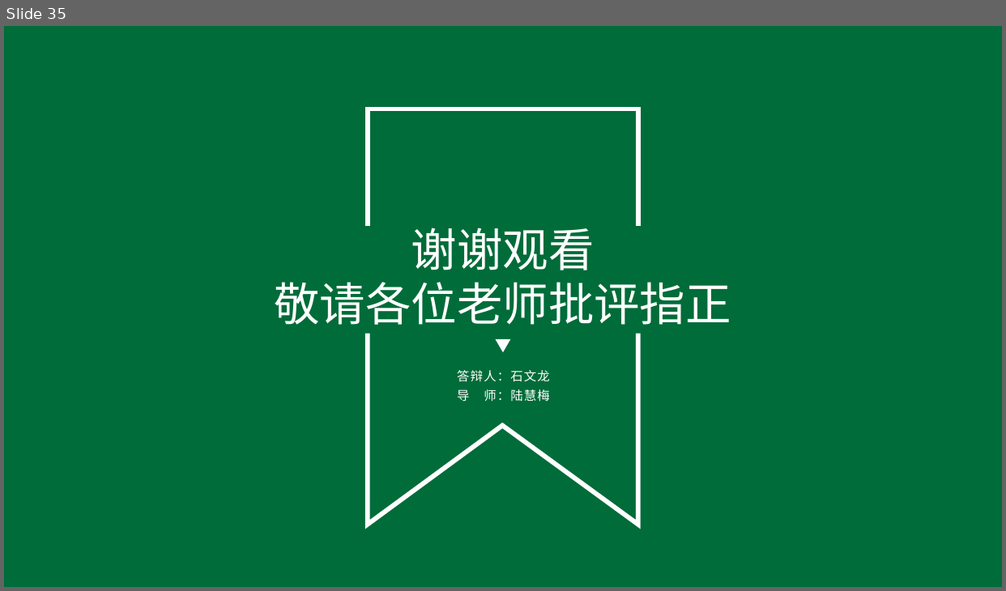
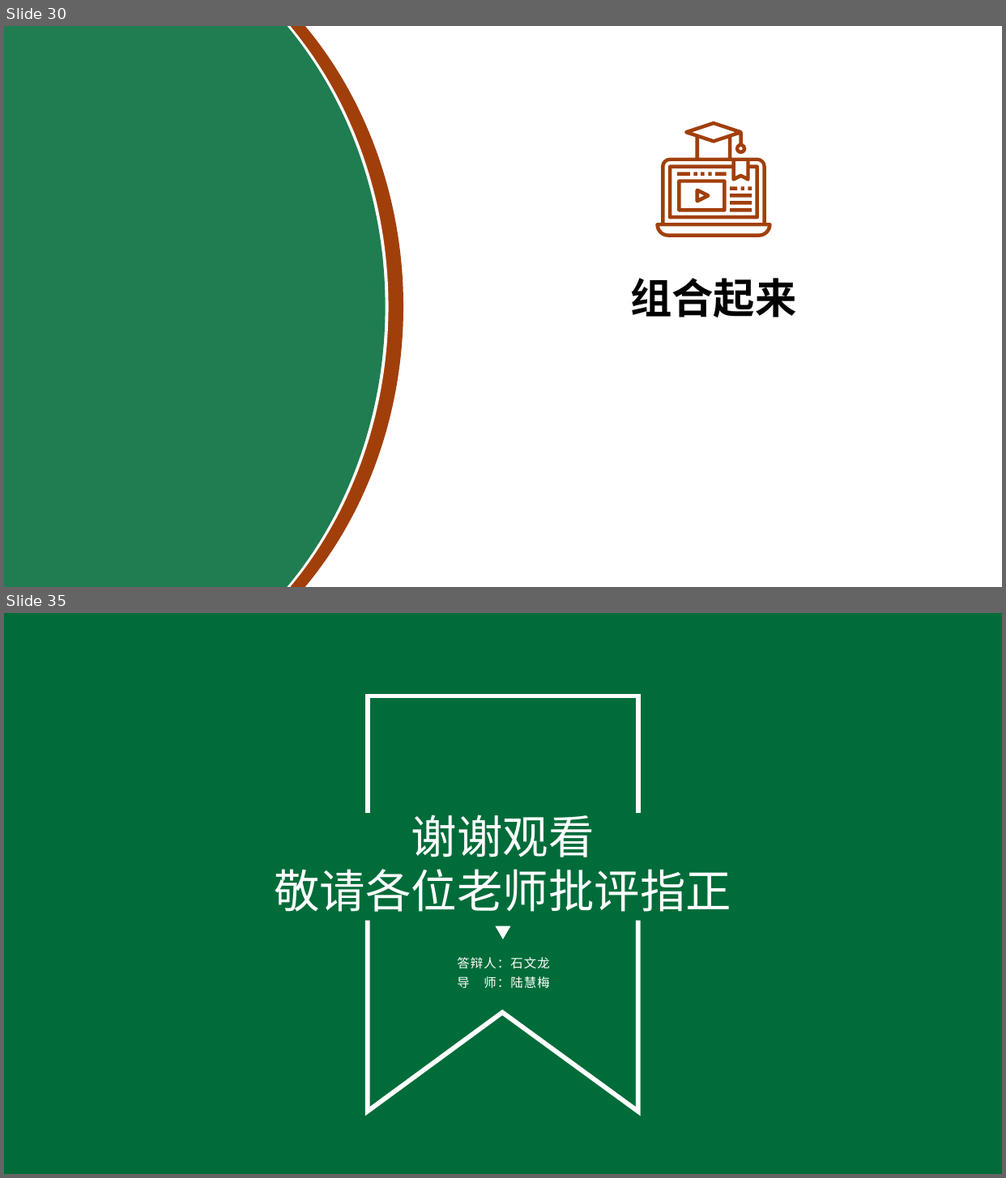
Before and after one commit to shiwenlong12/rcore_module1, a slide deck: Related_documents/答辩报告.pptx. Shown one above the other, each under a label of ours: slide 35 before the commit, slides 30 and 35 after it; the slides between them are not shown. The pictures are 1006x591 and 1006x1178 pixels, drawn with LibreOffice and Linux fonts; fonts in the diff are those of the drawing; background and template pictures are left out. Boxes give left, top, right and bottom in pixels: in the first picture for what was removed or moved away, otherwise in the second. Text is boxed around its words. In the diff, an @@ line names an element or a change of style, - is before the commit and + after.

```diff
--- a/Related_documents/答辩报告.pptx
+++ b/Related_documents/答辩报告.pptx
@@ slide 30 added at bbox=[4, 26, 1002, 587], background #FFFFFF @@
@@ ellipse added at bbox=[4, 26, 404, 587], fill #A13F0B @@
@@ ellipse added at bbox=[4, 26, 389, 587], fill #FFFFFF @@
@@ ellipse added at bbox=[4, 26, 385, 587], fill #006C39 at 88% opacity @@
@@ freeform shape added at bbox=[656, 122, 772, 238], fill #A13F0B @@
@@ text added at bbox=[630, 278, 796, 318], 40 pt, text #000000, bold @@
+组合起来
```
Also in this commit, not shown: 32 slides changed, 1 slide removed, 7 other files.
